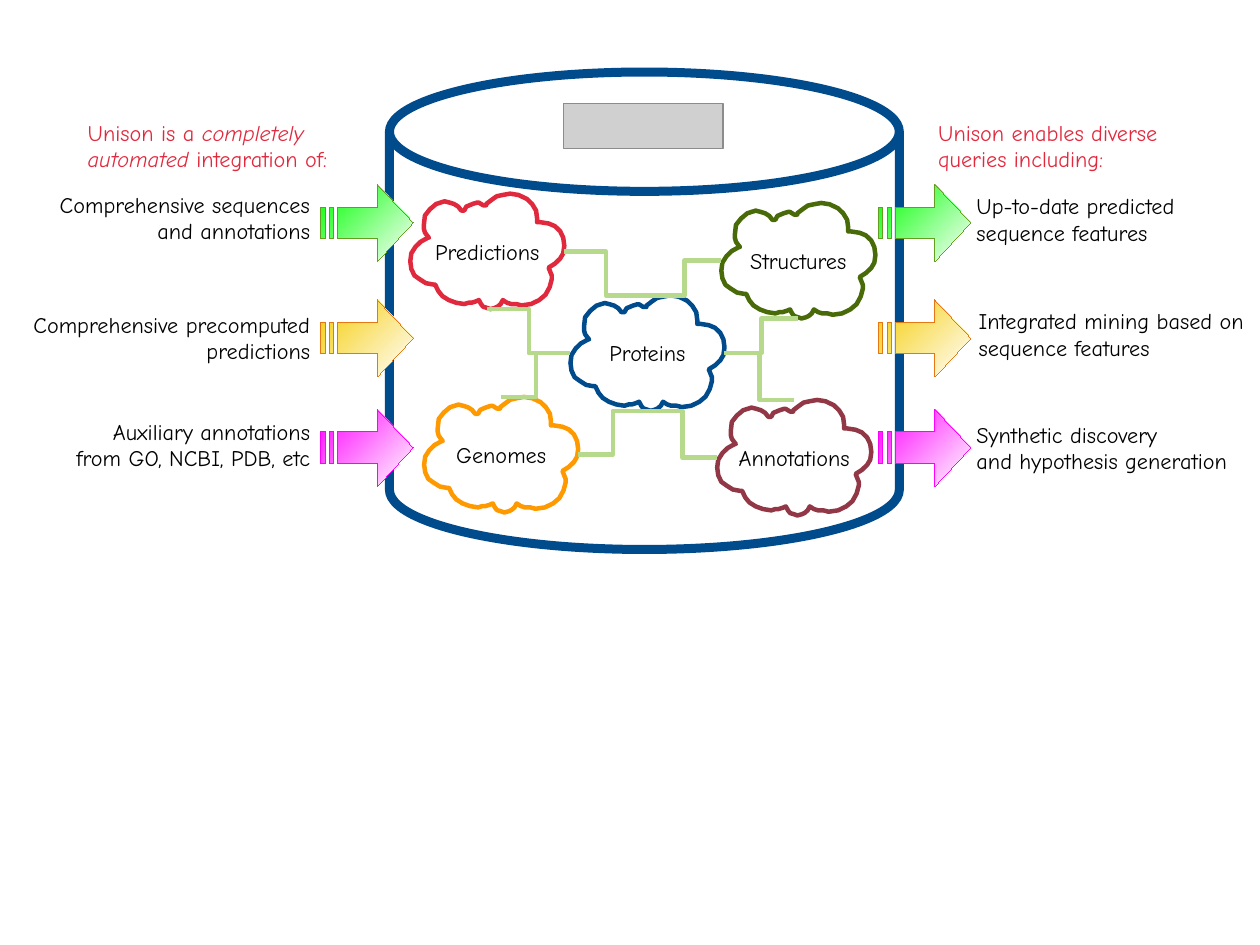
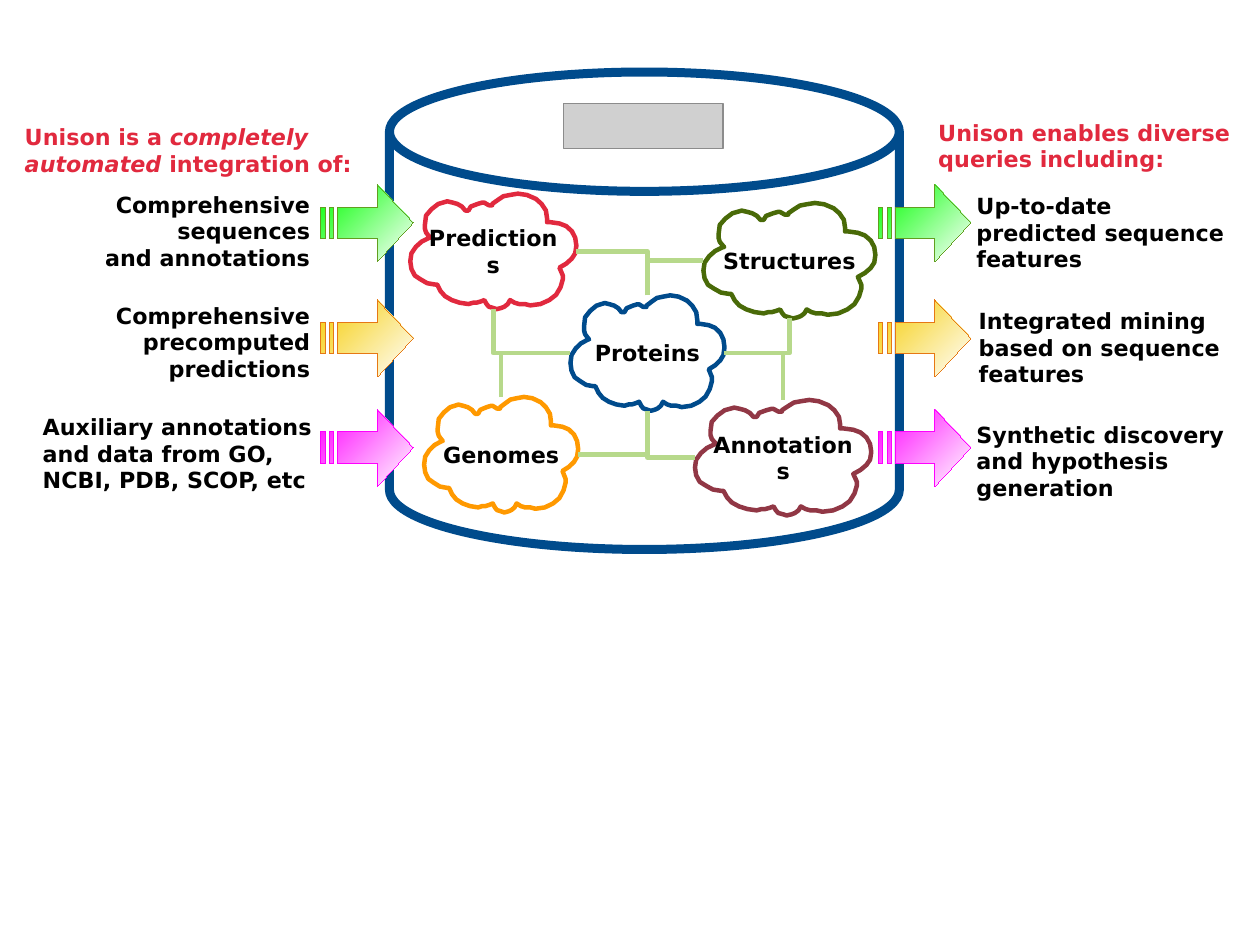
Before and after one commit to unison/unison, a slide deck: slide 1 of misc/graphics/concept-graphic.odp. Drawn at 1260x945 pixels with LibreOffice and Linux fonts; fonts in the diff are those of the drawing; grey boxes stand for pictures. Boxes give left, top, right and bottom in pixels: in the first picture for what was removed or moved away, otherwise in the second. Text is boxed around its words. In the diff, an @@ line names an element or a change of style, - is before the commit and + after.

```diff
--- a/misc/graphics/concept-graphic.odp
+++ b/misc/graphics/concept-graphic.odp
@@ text "Unison is a completely": place and size @@
-text "Unison is a completely" at [88,126,327,171]
+text "Unison is a completely" at [25,128,352,177]
@@ freeform shape "Predictions": place and size @@
-freeform shape "Predictions" at [410,193,565,309]
+freeform shape "Predictions" at [410,193,576,309]
@@ freeform shape "Structures": place and size @@
-freeform shape "Structures" at [721,204,876,319]
+freeform shape "Structures" at [704,204,876,319]
@@ elbow line moved from (565, 252) - (648, 295) to (576, 252) - (648, 295) @@
@@ elbow line moved from (647, 295) - (721, 261) to (647, 295) - (704, 261) @@
@@ font Comic Neue to DejaVu Sans, bold on in 12 elements at [571,295,725,410], [424,397,579,512], [410,193,576,309], [105,196,310,267], [976,426,1224,501], [979,312,1219,383], [976,197,1224,268], [704,204,876,319], [695,400,871,516], [938,124,1229,172], [25,128,352,177], [116,307,310,355] @@
@@ text "Comprehensive precomputed predictions": place and size @@
-text "Comprehensive precomputed predictions" at [33,317,310,364]
+text "Comprehensive precomputed predictions" at [116,307,310,355]
@@ elbow line moved from (487, 309) - (571, 353) to (494, 309) - (571, 353) @@
@@ elbow line moved from (725, 353) - (799, 319) to (725, 353) - (790, 319) @@
@@ elbow line (501, 397) - (571, 353): route changed @@
@@ elbow line moved from (795, 400) - (725, 353) to (783, 400) - (725, 353) @@
@@ text at [43,418,311,491]: text changed; font Comic Neue to DejaVu Sans; bold on @@
-Auxiliary annotations
-from GO, NCBI, PDB, etc
+Auxiliary annotations and data from GO, NCBI, PDB, SCOP, etc
@@ elbow line (579, 455) - (648, 410): route changed @@
@@ elbow line moved from (647, 410) - (718, 457) to (647, 410) - (695, 457) @@
@@ freeform shape "Annotations": place and size @@
-freeform shape "Annotations" at [718,400,872,516]
+freeform shape "Annotations" at [695,400,871,516]
```
Also in this commit, not shown: 36 other files.
